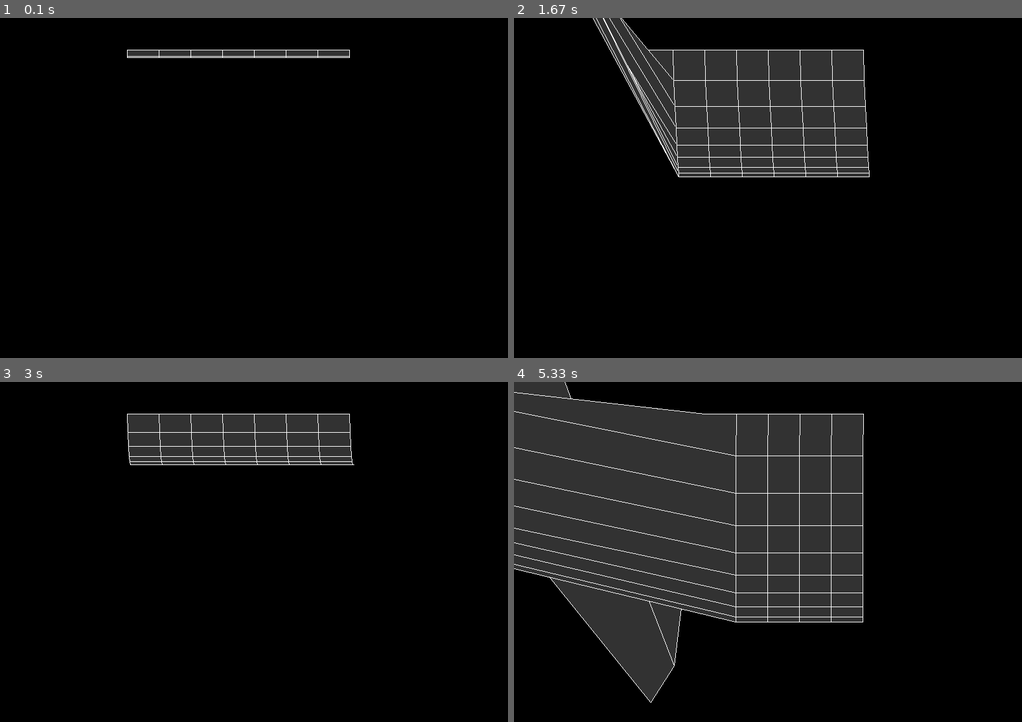
Above: before the commit, frames 1-4 (two rows, left to right).
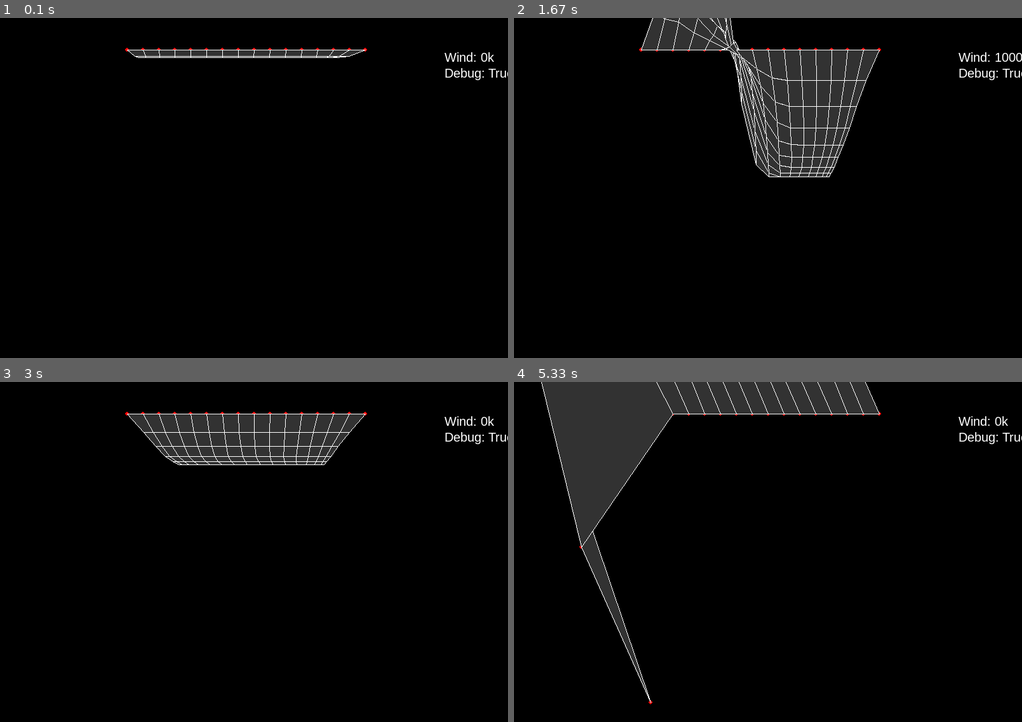
Above: after the commit, the same moments.

Repository: rbaltrusch/pygame_examples
Game: pygame game, started from code/cloth_simulation/main.py
Two runs of this game, one before a commit and one after it. Both use one fixed random seed, a clock stepped at 60 frames per second and the inputs below.
Inputs (mouse positions are in pixels of both pictures, inside the frame that each line leads up to):
- Up to frame 1 (0.1 s): no input
- Up to frame 2 (1.67 s): hold D 0.33-0.8 s; hold W 0.83-1.13 s; press the mouse at (646, 133) at 1.2 s; move the mouse to (615, 164) at 1.3 s; release the mouse at (585, 198) at 1.43 s; hold D from 1.5 s (still down); move the mouse to (752, 143) at 1.53 s
- Up to frame 3 (3 s): release D at 1.97 s; press the mouse at (132, 497) at 2.03 s; move the mouse to (111, 463) at 2.13 s; release the mouse at (86, 433) at 2.27 s; hold R 2.33-2.87 s; hold A 2.33-2.87 s; tap Q at 2.9 s
- Up to frame 4 (5.33 s): press the mouse at (646, 497) at 3.27 s; move the mouse to (686, 518) at 3.37 s; release the mouse at (722, 541) at 3.5 s; press the mouse at (646, 497) at 3.6 s; move the mouse to (686, 586) at 3.7 s; release the mouse at (727, 674) at 3.83 s; press the mouse at (646, 497) at 3.93 s; move the mouse to (625, 473) at 4.03 s; release the mouse at (605, 453) at 4.17 s; press the mouse at (646, 497) at 4.27 s; move the mouse to (778, 487) at 4.37 s; release the mouse at (910, 480) at 4.5 s; press the mouse at (646, 497) at 4.6 s; move the mouse to (651, 599) at 4.7 s; release the mouse at (651, 701) at 4.83 s; press the mouse at (646, 497) at 4.93 s; move the mouse to (661, 582) at 5.03 s; release the mouse at (676, 664) at 5.17 s; press the mouse at (580, 548) at 5.27 s

The runs differ from the first frame. In frame 1, 0.4% of the frame differs, in the area x 24-100%, y 8-19%; in frame 2, 12%; in frame 3, 1.7%; in frame 4, 43%, in the area x 0-100%, y 0-95%.

Commit message:
Add snip, new render mode and fix horz elasticity

Diff:
--- a/code/cloth_simulation/main.py
+++ b/code/cloth_simulation/main.py
@@ -6,9 +6,11 @@
 Controls:
     Pick up and move a node by dragging it with the mouse
     Press A while dragging a node to toggle its affixed status
+    Press S while dragging a node to snip its vertical connection
     Press Q to decrease wind force / increase wind to the left
     Press W to increase wind force / increase wind to the right
     Press R to respawn cloth nodes
+    Press D to toggle debug render mode
     Press Escape to exit
 """
 
@@ -20,7 +22,7 @@
 
 import math
 from dataclasses import dataclass
-from typing import List, Optional
+from typing import List, Optional, Tuple
 import pygame
 
 
@@ -37,6 +39,9 @@
 ELASTICITY = 1_000_000
 
 
+Colour = Tuple[int, int, int]
+
+
 def calculate_acceleration(force: float, speed: float, mass: float) -> float:
     """
     Calculates acceleration from the specified force and mass,
@@ -103,6 +108,8 @@
     previous_node_x_connection: Optional[NodeConnection] = None
     affixed: bool = False
 
+    draw_debug = True
+
     def __post_init__(self):
         self.elastic_restoring_y_force: float = 0
         self.elastic_restoring_x_force: float = 0
@@ -123,19 +130,45 @@
 
     def render(self, screen: pygame.surface.Surface) -> None:
         """Renders the node using a four-sided polygon"""
+        if self.affixed and self.draw_debug:
+            pygame.draw.circle(screen, (255, 0, 0), self.position, NODE_RADIUS)
+
         if not self.previous_node_x_connection or not self.previous_node_y_connection:
+            return
+
+        conn = self.previous_node_x_connection.start.previous_node_y_connection
+        if not conn:
             return
 
         points = [
             self.previous_node_x_connection.start.position,
             self.position,
             self.previous_node_y_connection.start.position,
+            conn.start.position,
         ]
-        conn = self.previous_node_x_connection.start.previous_node_y_connection
-        if conn:
-            points.append(conn.start.position)
-        pygame.draw.polygon(screen, POLYGON_COLOUR, points)
-        pygame.draw.polygon(screen, LINE_COLOUR, points, width=1)
+        polygon_colour = self._determine_polygon_colour(points)
+        pygame.draw.polygon(screen, polygon_colour, points)
+
+        # polygon outline
+        if self.draw_debug:
+            pygame.draw.polygon(screen, LINE_COLOUR, points, width=1)
+
+    def _determine_polygon_colour(self, points: List[Tuple[float, float]]) -> Colour:
+        if self.draw_debug:
+            return POLYGON_COLOUR
+
+        # using area of trapezium as area approximation
+        # this assumes that vertical sides are more likely to be parallel due to gravity.
+        y1, y3, y4, y2 = [point[1] for point in points]
+        height = 0.5 * ((y1 - y2) + (y3 - y4))
+        area = abs((self.x - self.previous_node_x_connection.start.x) * height)  # type: ignore
+
+        max_area = 2000
+        area_colour_scaling = 11
+        blue = min(255, min(area, max_area) / area_colour_scaling)
+        green = min(255, int(blue) + 50)
+        polygon_colour = (0, green, int(blue))
+        return polygon_colour
 
     def _calculate_vertical_acceleration(self) -> float:
         """
@@ -151,11 +184,13 @@
 
     def set_elastic_restoring_force(self) -> None:
         """
-        Sets vertical elastic forces.
-        Crashes for some reason when also setting horizontal forces?
+        Sets vertical and horizontal elastic forces.
+        Comment out horizontal forces for the initial (also cool-looking) simulation
         """
         if self.previous_node_y_connection is not None:
             self.previous_node_y_connection.set_elastic_restoring_forces()
+        if self.previous_node_x_connection is not None:
+            self.previous_node_x_connection.set_elastic_restoring_forces()
 
     @property
     def position(self):
@@ -201,11 +236,11 @@
 def init_cloth_nodes() -> List[Node]:
     """Initializes a grid of interconnected nodes to simulate cloth, then returns all  nodes"""
     ropes: List[List[Node]] = []
-    for x in range(200, 600, 50):
+    for x in range(200, 600, 25):
         nodes = [Node(x=x, y=50, mass=NODE_MASS) for _ in range(10)]
         connect_nodes(nodes, elasticity=ELASTICITY)
         ropes.append(nodes)
-    connect_ropes(ropes, elasticity=ELASTICITY * 100)
+    connect_ropes(ropes, elasticity=ELASTICITY / 2)
     return [node for rope in ropes for node in rope]
 
 
@@ -216,6 +251,7 @@
     clock = pygame.time.Clock()
     nodes = init_cloth_nodes()
 
+    font = pygame.font.SysFont("Arial", 20)
     wind: float = 0
     terminated = False
     selected_node: Optional[Node] = None
@@ -235,21 +271,28 @@
                 if event.key == pygame.K_r:
                     nodes = init_cloth_nodes()
                 elif event.key == pygame.K_q:
-                    wind -= 100_000
+                    wind -= 1_000_000
                 elif event.key == pygame.K_w:
-                    wind += 100_000
+                    wind += 1_000_000
                 elif event.key == pygame.K_a and selected_node:
                     selected_node.affixed = not selected_node.affixed
                     selected_node = None
+                elif event.key == pygame.K_s and selected_node:
+                    selected_node.previous_node_y_connection = None
+                elif event.key == pygame.K_d:
+                    Node.draw_debug = not Node.draw_debug
 
         if selected_node is not None:
             selected_node.x, selected_node.y = pygame.mouse.get_pos()
 
-        print(f"{wind=}")
         update_nodes(nodes, wind)
         screen.fill((0, 0, 0))
         for node in nodes:
             node.render(screen)
+        screen.blit(font.render(f"Wind: {wind//1000}k", True, LINE_COLOUR), (700, 50))
+        screen.blit(
+            font.render(f"Debug: {Node.draw_debug}", True, LINE_COLOUR), (700, 75)
+        )
         pygame.display.flip()
         clock.tick(FPS)
 
Not shown, changed: README.md
Not shown, changed: code/cloth_simulation/README.md
Binary file added: media/cloth_sim2.gif
